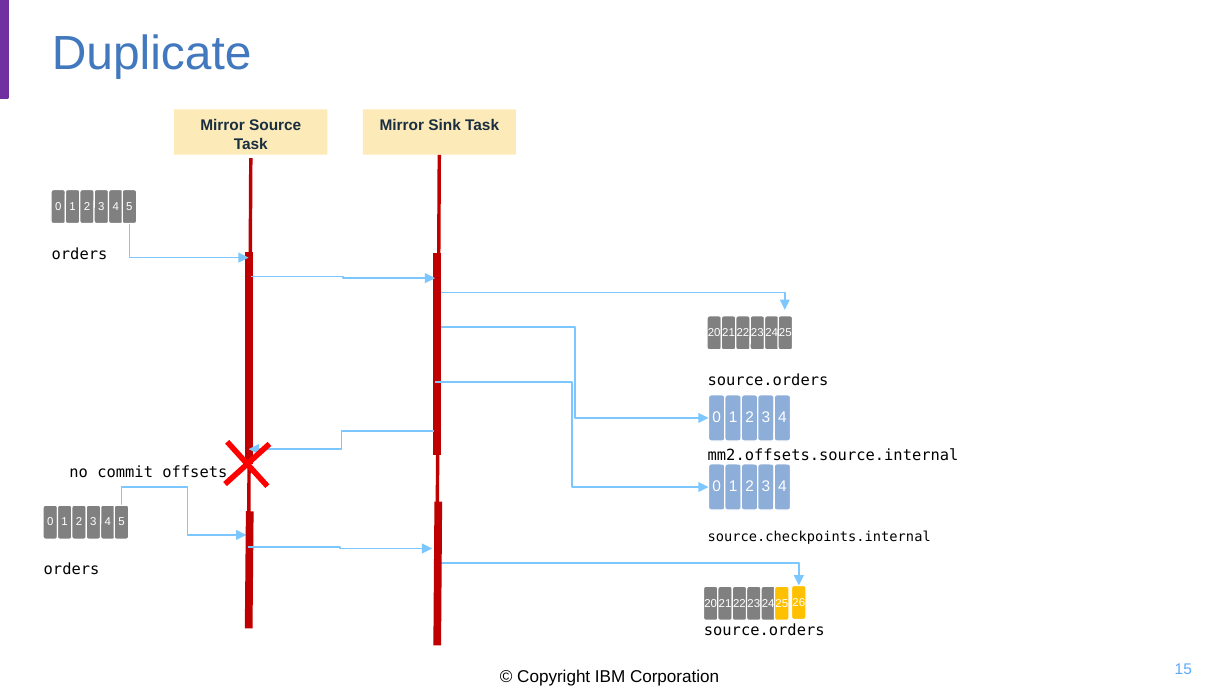
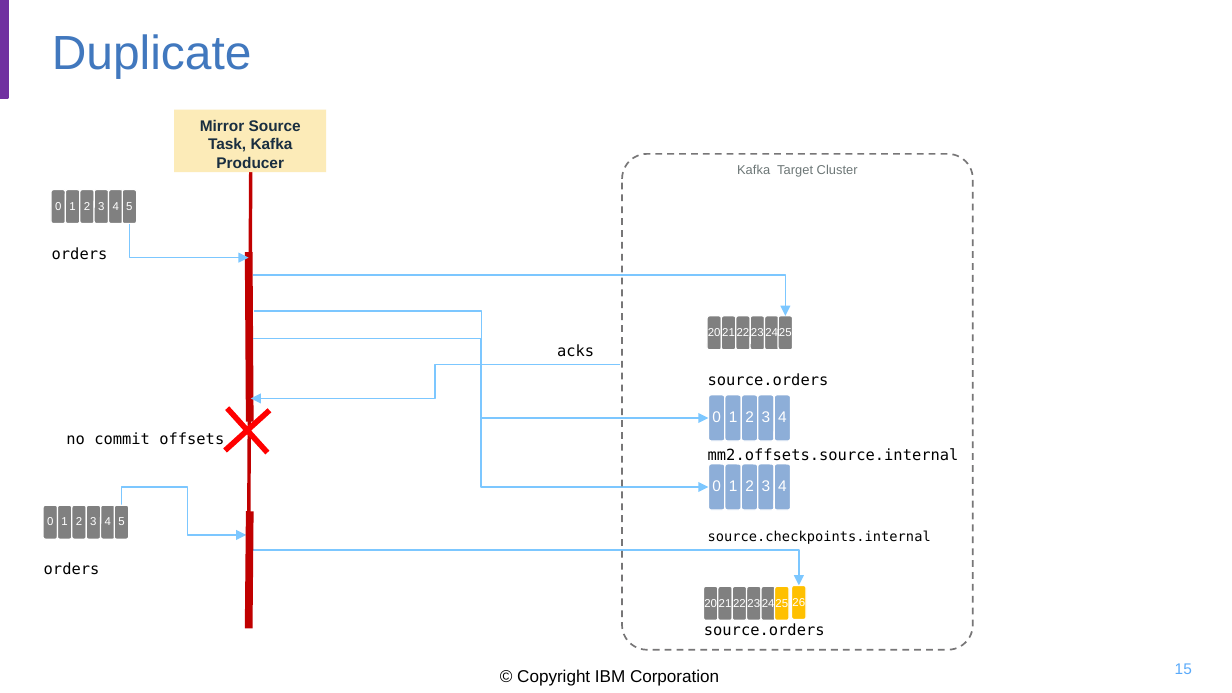
Before and after one commit to jbcodeforce/kp-data-replication, a slide deck: slide 15 of docs/mm2-diagrams.pptx. Drawn at 1232x693 pixels with LibreOffice and Linux fonts; fonts in the diff are those of the drawing; background and template pictures are left out. Boxes give left, top, right and bottom in pixels: in the first picture for what was removed or moved away, otherwise in the second. Text is boxed around its words. In the diff, an @@ line names an element or a change of style, - is before the commit and + after.

```diff
--- a/docs/mm2-diagrams.pptx
+++ b/docs/mm2-diagrams.pptx
@@ rectangle "Mirror Source Task, Kafka Producer": place and size @@
-rectangle "Mirror Source Task, Kafka Producer" at [174,110,326,155]
+rectangle "Mirror Source Task, Kafka Producer" at [174,110,325,172]
@@ text in rectangle at [200,119,301,168]: text changed @@
-Mirror Source Task
+Mirror Source Task, Kafka Producer
@@ rectangle removed at [362,110,515,155] @@
-Mirror Sink Task
@@ line removed from (440, 155) to (437, 531) @@
@@ rounded rectangle added at [622,154,973,649], outline #777677 1 pt dashed, 7.5 pt, text #6D7777 @@
+Kafka Target Cluster
@@ line moved from (249, 253) - (249, 464) to (249, 253) - (250, 421) @@
@@ line removed from (437, 253) to (437, 455) @@
@@ elbow arrow removed from (251, 276) to (435, 278) @@
@@ elbow arrow moved from (441, 292) - (785, 309) to (254, 275) - (786, 315) @@
@@ elbow arrow moved from (441, 328) - (708, 418) to (255, 310) - (708, 418) @@
@@ elbow arrow moved from (435, 382) - (708, 487) to (254, 339) - (708, 487) @@
@@ text added at [557,344,594,357], 9 pt, text #000000 @@
+acks
@@ plus: place and size @@
-plus at [204,421,290,506]
+plus at [204,388,290,473]
@@ elbow arrow moved from (434, 431) - (249, 450) to (620, 365) - (251, 398) @@
@@ text "no commit offsets": place and size @@
-text "no commit offsets" at [69,465,227,481]
+text "no commit offsets" at [66,432,224,445]
@@ line removed from (439, 501) to (437, 646) @@
@@ elbow arrow removed from (248, 547) to (432, 548) @@
@@ elbow arrow moved from (441, 563) - (798, 585) to (250, 551) - (798, 585) @@
```
Also in this commit, not shown: 1 other slide changed, 1 slide added, 12 other files.
